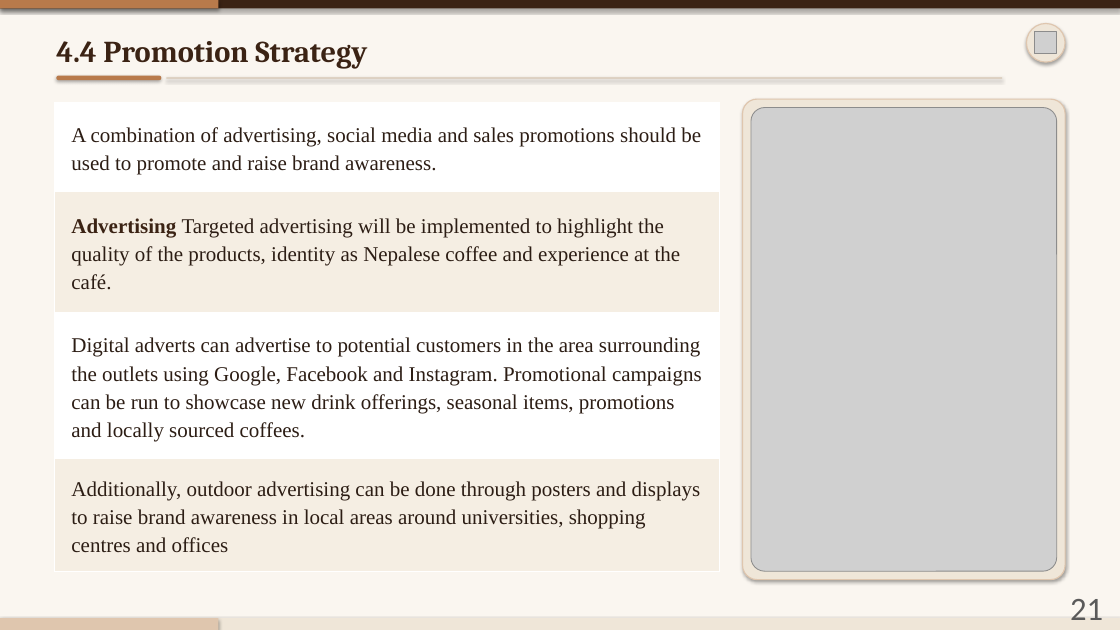
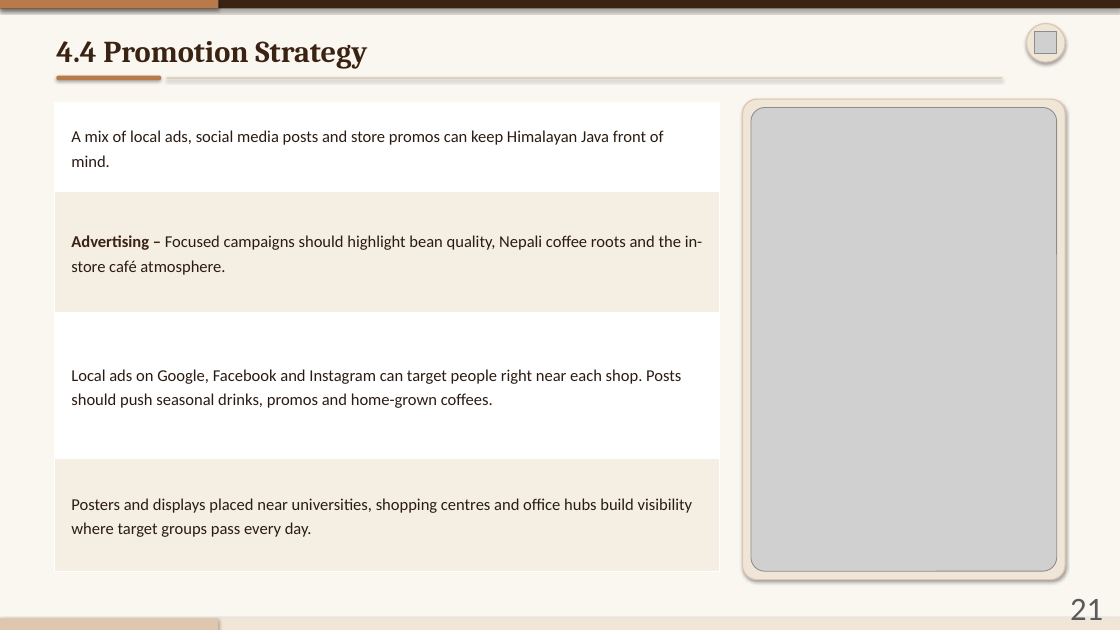
Before and after one commit to AV248/temp, a slide deck: slide 21 of Himalayan_Java_Presentation_Numbered.pptx. Drawn at 1120x630 pixels with LibreOffice and Linux fonts; fonts in the diff are those of the drawing; grey boxes stand for pictures. Boxes give left, top, right and bottom in pixels: in the first picture for what was removed or moved away, otherwise in the second. Text is boxed around its words. In the diff, an @@ line names an element or a change of style, - is before the commit and + after.

```diff
--- a/Himalayan_Java_Presentation_Numbered.pptx
+++ b/Himalayan_Java_Presentation_Numbered.pptx
@@ table at (x1=55, y1=103, x2=720, y2=571) @@
-row 1, column 1: A combination of advertising, social media and sales promotions should be used to promote and raise brand awareness.
+row 1, column 1: A mix of local ads, social media posts and store promos can keep Himalayan Java front of mind.
-row 2, column 1: Advertising Targeted advertising will be implemented to highlight the quality of the products, identity as Nepalese coffee and experience at the café.
+row 2, column 1: Advertising – Focused campaigns should highlight bean quality, Nepali coffee roots and the in-store café atmosphere.
-row 3, column 1: Digital adverts can advertise to potential customers in the area surrounding the outlets using Google, Facebook and Instagram. Promotional campaigns can be run to showcase new drink offerings, seasonal items, promotions and locally sourced coffees.
+row 3, column 1: Local ads on Google, Facebook and Instagram can target people right near each shop. Posts should push seasonal drinks, promos and home-grown coffees.
-row 4, column 1: Additionally, outdoor advertising can be done through posters and displays to raise brand awareness in local areas around universities, shopping centres and offices
+row 4, column 1: Posters and displays placed near universities, shopping centres and office hubs build visibility where target groups pass every day.
```
Also in this commit, not shown: 21 other slides changed, 1 slide added, 1 slide removed.
